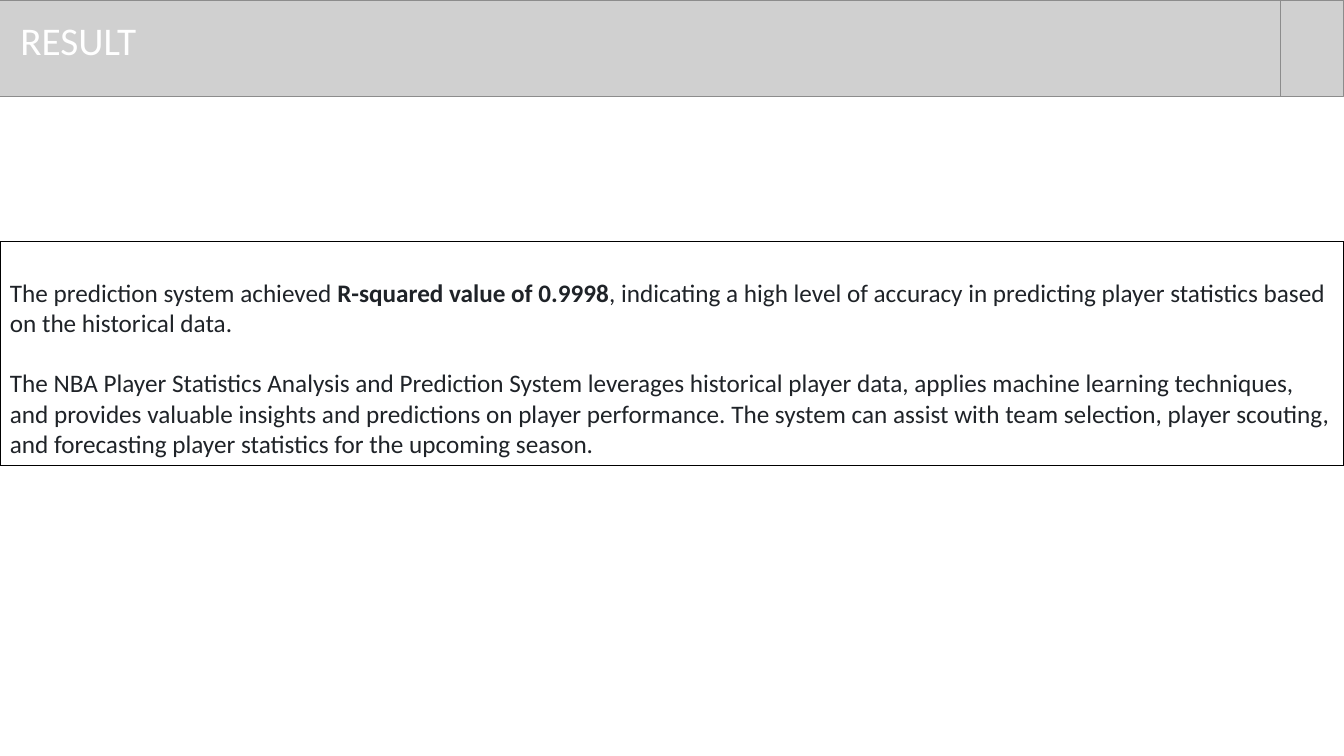
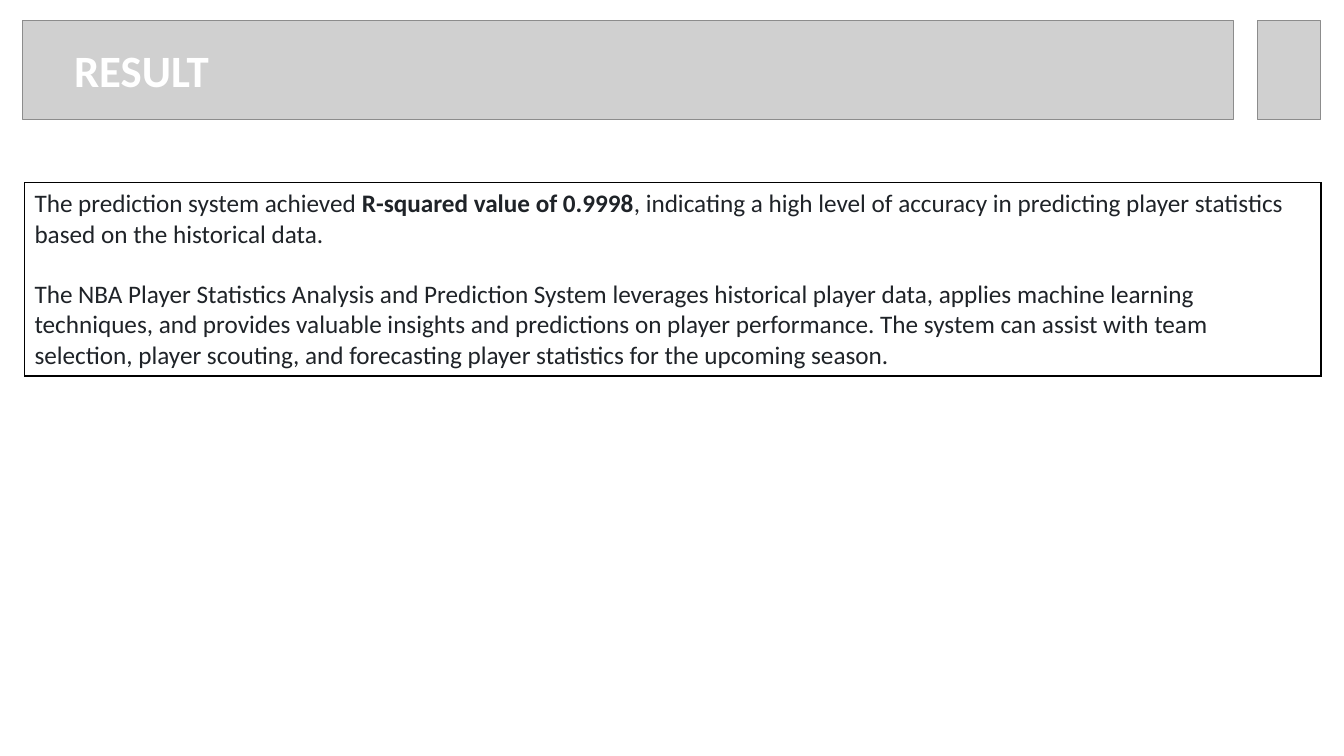
Before and after one commit to rmertoztop/project_4, a slide deck: slide 10 of Resources/NBA Project PPT.pptx (slide 18 before the commit). Drawn at 1344x756 pixels with LibreOffice and Linux fonts; fonts in the diff are those of the drawing; grey boxes stand for pictures. Boxes give left, top, right and bottom in pixels: in the first picture for what was removed or moved away, otherwise in the second. Text is boxed around its words. In the diff, an @@ line names an element or a change of style, - is before the commit and + after.

```diff
--- a/Resources/NBA Project PPT.pptx
+++ b/Resources/NBA Project PPT.pptx
@@ picture resized from (x1=0, y1=0, x2=1280, y2=96) to (x1=23, y1=20, x2=1234, y2=119) @@
@@ picture moved from (x1=1280, y1=0, x2=1344, y2=96) to (x1=1258, y1=20, x2=1322, y2=119) @@
@@ text "RESULT" moved from (x1=20, y1=30, x2=136, y2=55) to (x1=74, y1=58, x2=209, y2=87) @@
@@ text "RESULT" at (x1=74, y1=58, x2=209, y2=87): size 28 to 32 pt, bold on @@
@@ rectangle "The prediction system achieved R-squared ..." resized from (x1=0, y1=242, x2=1344, y2=466) to (x1=24, y1=182, x2=1321, y2=376) @@
@@ rectangle "The prediction system achieved R-squared ..." at (x1=24, y1=182, x2=1321, y2=376): fill none to #FFFFFF; outline #000000 0.75 pt to #000000 1 pt @@
```
Also in this commit, not shown: 7 other slides changed, 3 slides added, 11 slides removed, 1 other file.
